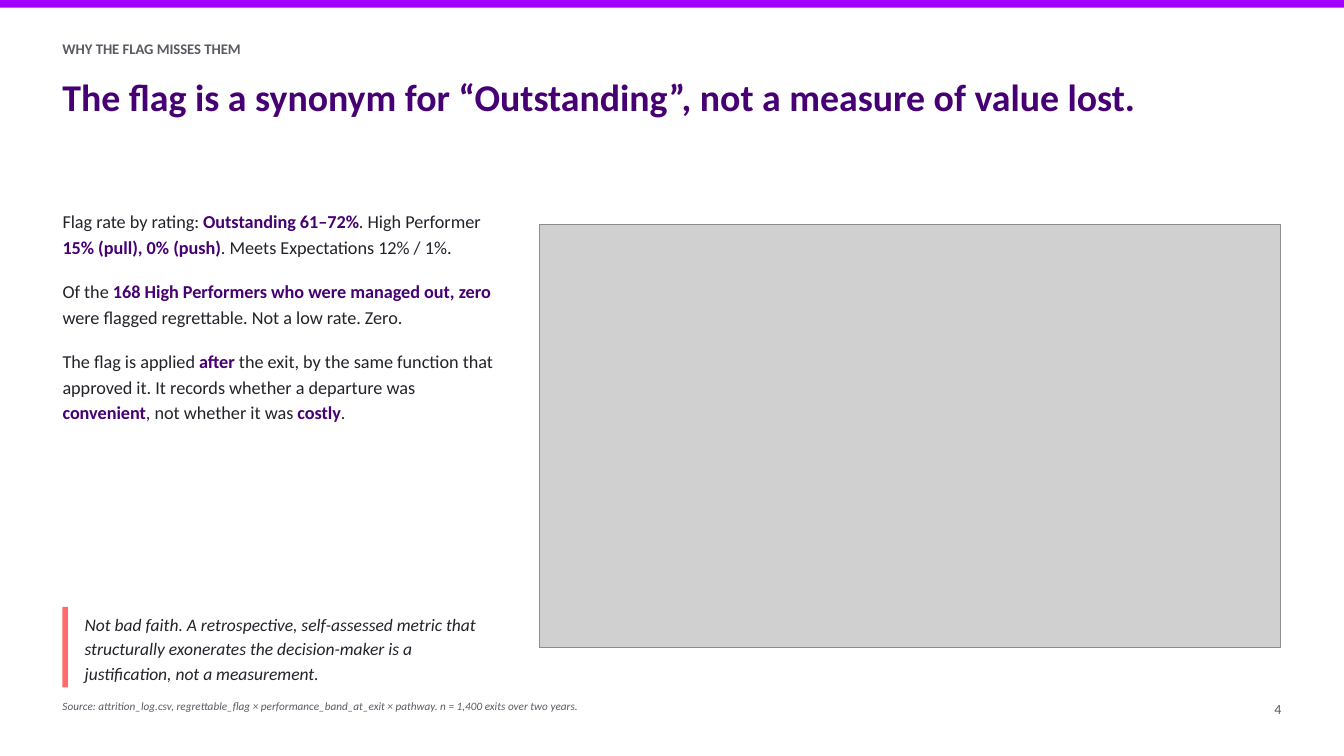
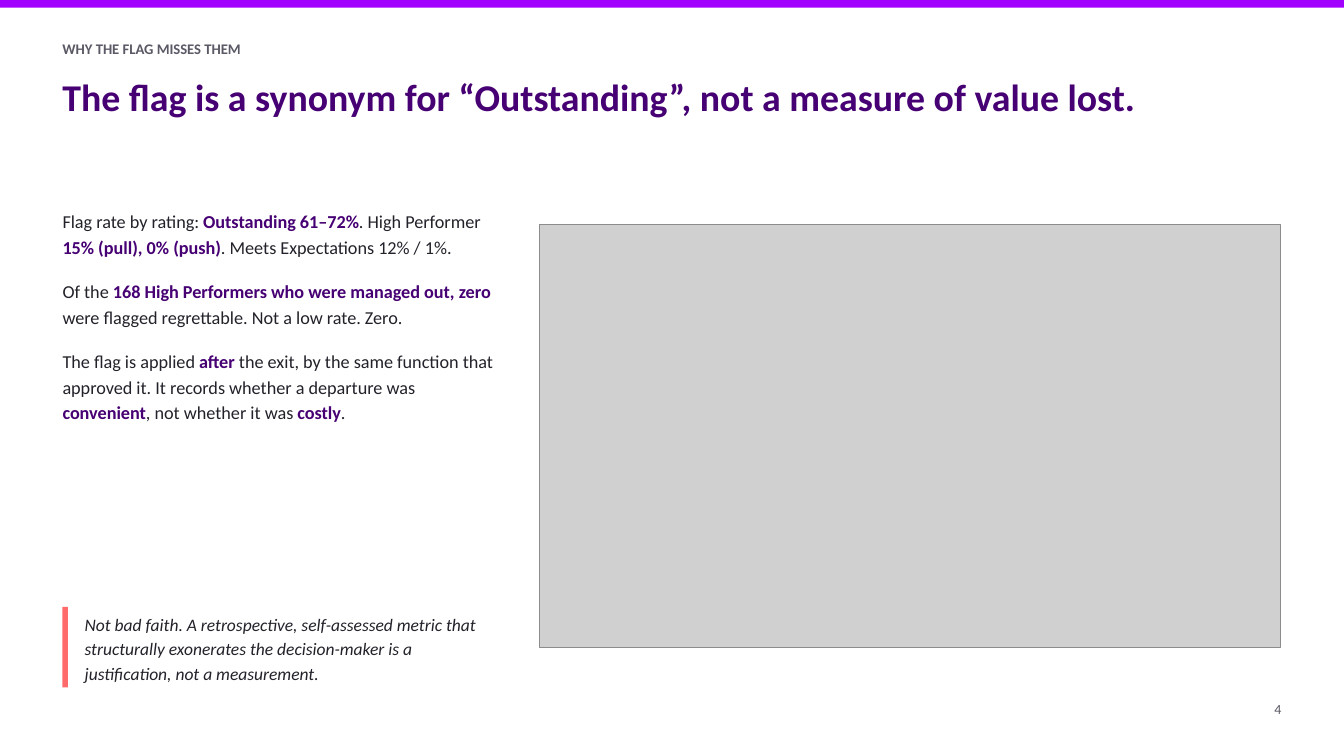
Before and after one commit to athxrva21/subaa_datathon, a slide deck: slide 4 of deck/NovaCorp_deck.pptx. Drawn at 1344x756 pixels with LibreOffice and Linux fonts; fonts in the diff are those of the drawing; grey boxes stand for pictures. Boxes give left, top, right and bottom in pixels: in the first picture for what was removed or moved away, otherwise in the second. Text is boxed around its words. In the diff, an @@ line names an element or a change of style, - is before the commit and + after.

```diff
--- a/deck/NovaCorp_deck.pptx
+++ b/deck/NovaCorp_deck.pptx
@@ text removed at (62,702,578,712) @@
-Source: attrition_log.csv, regrettable_flag × performance_band_at_exit × pathway. n = 1,400 exits over two years.
```
Also in this commit, not shown: 14 other slides changed, 3 other files.
